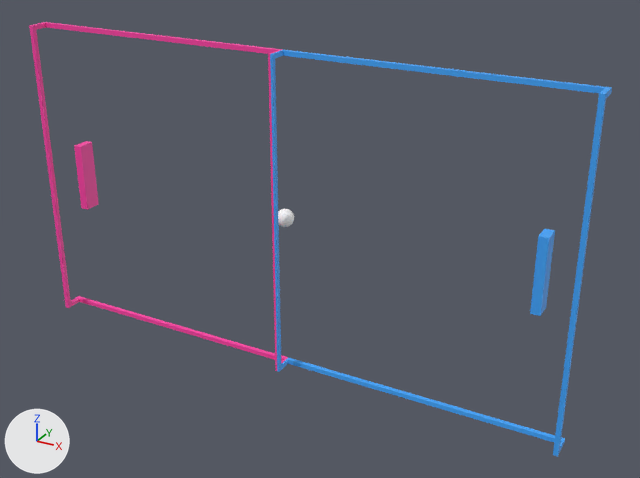
The glTF model pong/public/meshes/game.glb, before and after one commit.
Before and after are seen from a camera (50 mm lens) standing at (22.9, -37.8, 18.1) and looking at (2.0, 0.3, -0.9). Every picture has the same lights, and +X, +Y and +Z are marked at lower left. Where no turn or scale is listed for an object, it has been applied to the vertices.

In view in the first picture: 'Ball', 'LGround', 'LRacket', 'RGround', 'RRacket'.
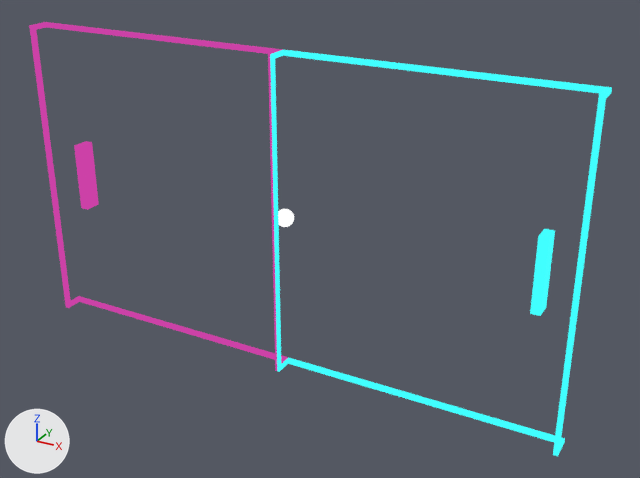
Diff of the bpy script that builds the scene:
```diff
--- a/pong/public/meshes/game.glb.py
+++ b/pong/public/meshes/game.glb.py
@@ mat_material_004 @@
 mat_material_004 = principled_material('Material.004')
-mat_material_004.base_color = (1.0, 0.0529, 0.386)  # pink #ff41a7
+mat_material_004.base_color = (0.0, 0.0, 0.0)  # black #000000
+mat_material_004.roughness = 1.0
+mat_material_004.emission_strength = 1.0
+mat_material_004.emission_color = (0.604, 0.0529, 0.386)  # pink #cc41a7
+mat_material_004.metallic = 1.0
@@ mat_material_005 @@
 mat_material_005 = principled_material('Material.005')
-mat_material_005.base_color = (0.0529, 0.386, 1.0)  # blue #41a7ff
+mat_material_005.base_color = (0.0, 0.0, 0.0)  # black #000000
+mat_material_005.roughness = 1.0
+mat_material_005.emission_strength = 1.0
+mat_material_005.emission_color = (0.0529, 1.0, 1.0)  # cyan #41ffff
+mat_material_005.metallic = 1.0
@@ mat_material_006 @@
 mat_material_006 = principled_material('Material.006')
-mat_material_006.base_color = (1.0, 1.0, 1.0)  # white #ffffff
+mat_material_006.base_color = (0.0, 0.0, 0.0)  # black #000000
+mat_material_006.metallic = 1.0
+mat_material_006.emission_strength = 1.0
```

Pixel boxes (x1, y1, x2, y2) of what changed, in the pictures (640 x 478 px):
'RGround', recoloured, surface changed (blue to cyan): (270, 50, 612, 456) in both
'LGround', recoloured, surface changed: (29, 22, 288, 371) in both
'RRacket', recoloured, surface changed (blue to cyan): (530, 229, 555, 316) in both
'LRacket', recoloured, surface changed: (74, 141, 99, 210) in both
'Ball', recoloured, surface changed: (278, 209, 294, 227) in both
